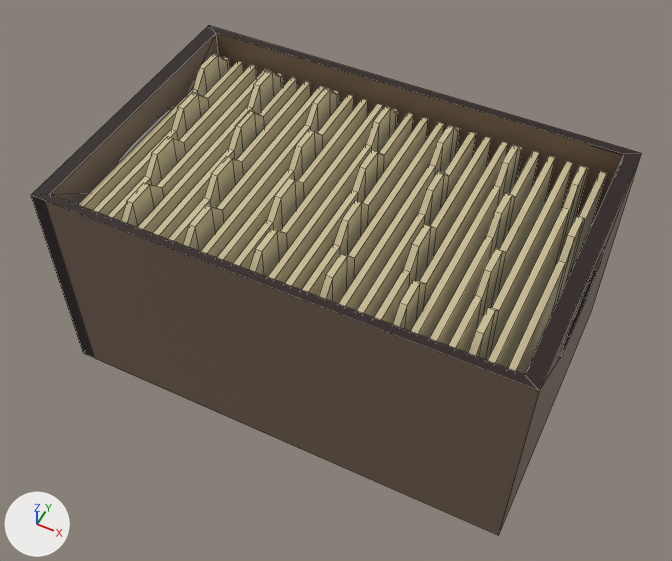
One commit to the Blender file Assets/Models/FileFolderCrate.blend: the scene before it, then after it.
Before and after are seen from a 50 mm camera at (3.02, -6.19, 7.37) aimed at (0.01, -0.17, -0.14). Lighting does not change. The marker at lower left points along +X, +Y and +Z. The picture after the commit comes second. Mesh edges are drawn as thin lines.
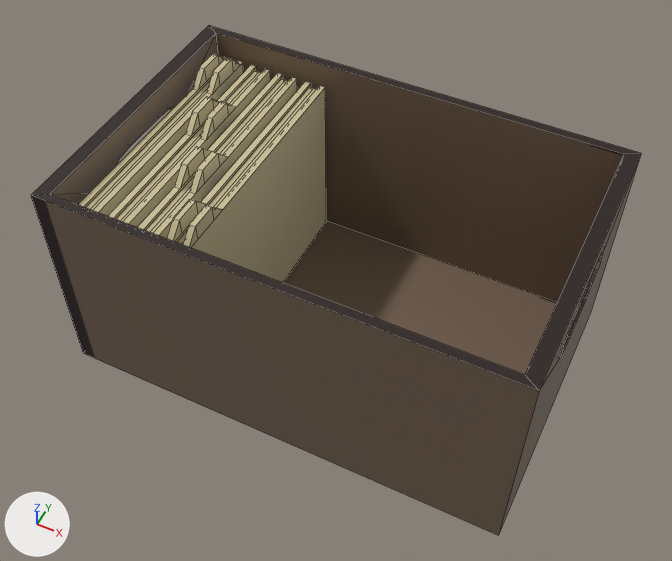
Commit message: opening folders

Location of each change, [x1, y1, x2, y2] in pixels of the pictures (672 x 561 px):
'Folder4_B', added (beige): after [182, 86, 326, 283]
'Tab3.005', deleted (beige): before [448, 156, 555, 353]
'Tab1.006', deleted (beige): before [488, 166, 589, 368]
'Tab4.005', deleted (beige): before [468, 161, 573, 361]
'Tab3.004', deleted (beige): before [374, 136, 491, 324]
'Tab1.005', deleted (beige): before [411, 145, 523, 339]
'Tab4.003', deleted (beige): before [319, 122, 444, 304]
'Tab2.005', deleted (beige): before [430, 151, 539, 346]
'Tab4.004', deleted (beige): before [392, 141, 508, 331]
'Tab1.004', deleted (beige): before [338, 125, 460, 311]
'Tab3.003', deleted (beige): before [302, 117, 428, 296]
'Tab4.002', deleted (beige): before [249, 103, 383, 277]
'Tab2.006', deleted (beige): before [508, 171, 607, 375]
'Tab2.004', deleted (beige): before [356, 132, 476, 317]
'Tab1.003', deleted: before [268, 106, 398, 283]
'Folder3_B', added: after [151, 77, 297, 239]
'Tab3.002', deleted: before [233, 99, 368, 270]
'Tab2.003', deleted: before [285, 113, 414, 290]
'Tab4.001', deleted: before [183, 86, 325, 251]
'Folder1_B', added: after [90, 58, 244, 216]
'Tab1.002', deleted: before [200, 88, 339, 258]
'Tab3.001', deleted: before [168, 81, 311, 245]
'Folder2_B', added: after [120, 69, 271, 227]
'Tab2.002', deleted: before [217, 95, 354, 264]
'Tab1.001', deleted: before [137, 70, 283, 233]
'Tab3', deleted: before [107, 65, 257, 221]
'Tab4', deleted: before [121, 69, 270, 227]
'Tab2.001', deleted: before [153, 77, 297, 239]
'Tab1', deleted: before [78, 54, 230, 210]
'Folder4_A', added: after [167, 81, 313, 244]
'Tab2', deleted: before [93, 61, 244, 216]
'Folder3_A', added: after [137, 73, 285, 232]
'Folder2_A', added: after [108, 65, 258, 221]
'Folder1_A', added: after [78, 54, 227, 209]

Patch to the scene script:
```diff
--- a/Assets/Models/FileFolderCrate.blend.py
+++ b/Assets/Models/FileFolderCrate.blend.py
@@ ob_tab1 @@
-ob_tab1 = bpy.data.objects.new('Tab1', me_cube_002)
@@ ob_tab1_001 @@
-ob_tab1_001 = bpy.data.objects.new('Tab1.001', me_cube_008)
@@ ob_tab1_002 @@
-ob_tab1_002 = bpy.data.objects.new('Tab1.002', me_cube_012)
@@ ob_tab1_003 @@
-ob_tab1_003 = bpy.data.objects.new('Tab1.003', me_cube_016)
@@ ob_tab1_004 @@
-ob_tab1_004 = bpy.data.objects.new('Tab1.004', me_cube_020)
@@ ob_tab1_005 @@
-ob_tab1_005 = bpy.data.objects.new('Tab1.005', me_cube_024)
@@ ob_tab1_006 @@
-ob_tab1_006 = bpy.data.objects.new('Tab1.006', me_cube_028)
@@ ob_tab2 @@
-ob_tab2 = bpy.data.objects.new('Tab2', me_cube_003)
@@ ob_tab2_001 @@
-ob_tab2_001 = bpy.data.objects.new('Tab2.001', me_cube_007)
@@ ob_tab2_002 @@
-ob_tab2_002 = bpy.data.objects.new('Tab2.002', me_cube_011)
@@ ob_tab2_003 @@
-ob_tab2_003 = bpy.data.objects.new('Tab2.003', me_cube_015)
@@ ob_tab2_004 @@
-ob_tab2_004 = bpy.data.objects.new('Tab2.004', me_cube_019)
@@ ob_tab2_005 @@
-ob_tab2_005 = bpy.data.objects.new('Tab2.005', me_cube_023)
@@ ob_tab2_006 @@
-ob_tab2_006 = bpy.data.objects.new('Tab2.006', me_cube_027)
@@ ob_tab3 @@
-ob_tab3 = bpy.data.objects.new('Tab3', me_cube_004)
@@ ob_tab3_001 @@
-ob_tab3_001 = bpy.data.objects.new('Tab3.001', me_cube_006)
@@ ob_tab3_002 @@
-ob_tab3_002 = bpy.data.objects.new('Tab3.002', me_cube_010)
@@ ob_tab3_003 @@
-ob_tab3_003 = bpy.data.objects.new('Tab3.003', me_cube_014)
@@ ob_tab3_004 @@
-ob_tab3_004 = bpy.data.objects.new('Tab3.004', me_cube_018)
@@ ob_tab3_005 @@
-ob_tab3_005 = bpy.data.objects.new('Tab3.005', me_cube_022)
@@ ob_tab4 @@
-ob_tab4 = bpy.data.objects.new('Tab4', me_cube_005)
@@ ob_tab4_001 @@
-ob_tab4_001 = bpy.data.objects.new('Tab4.001', me_cube_001)
@@ ob_tab4_002 @@
-ob_tab4_002 = bpy.data.objects.new('Tab4.002', me_cube_009)
@@ ob_tab4_003 @@
-ob_tab4_003 = bpy.data.objects.new('Tab4.003', me_cube_013)
@@ ob_tab4_004 @@
-ob_tab4_004 = bpy.data.objects.new('Tab4.004', me_cube_017)
@@ ob_tab4_005 @@
-ob_tab4_005 = bpy.data.objects.new('Tab4.005', me_cube_021)
@@ ob_folder1_b @@
+ob_folder1_b = bpy.data.objects.new('Folder1_B', me_cube_025)  # 28 vertices, 24 faces; spans x -2.36..3.61, y -1.0..1.0, z -1.0..1.17; in mat_foldermaterial_007 (beige #ccc098)
+ob_folder1_b.location = (-2.06, 0.0, -0.06)
+ob_folder1_b.rotation_euler = (0.0, 0.0, 3.142)  # degrees (0, 0, 180)
+ob_folder1_b.scale = (0.0211, 1.46, 1.06)
@@ ob_folder1_a @@
+ob_folder1_a = bpy.data.objects.new('Folder1_A', me_cube_002_1)  # 28 vertices, 24 faces; spans x -4.97..1.0, y -1.0..1.0, z -1.0..1.17; in mat_foldermaterial (beige #ccc098)
+ob_folder1_a.parent = ob_folder1_b
+ob_folder1_a.location = (-2.246, 0.0, -0.065)
+ob_folder1_a.rotation_euler = (0.0, 0.0, 3.142)  # degrees (0, 0, 180)
+ob_folder1_a.scale = (0.0211, 1.46, 1.06)
@@ ob_folder4_b @@
+ob_folder4_b = bpy.data.objects.new('Folder4_B', me_cube_034)  # 28 vertices, 24 faces; spans x -2.36..3.61, y -1.0..1.0, z -1.0..1.17; in mat_foldermaterial_006 (beige #ccc098)
+ob_folder4_b.location = (-1.0, 0.0, -0.06)
+ob_folder4_b.rotation_euler = (0.0, 0.0, 3.142)  # degrees (0, 0, 180)
+ob_folder4_b.scale = (0.0211, 1.46, 1.06)
@@ ob_folder4_a @@
+ob_folder4_a = bpy.data.objects.new('Folder4_A', me_cube_035)  # 28 vertices, 24 faces; spans x -4.97..1.0, y -1.0..1.0, z -1.0..1.17; in mat_foldermaterial_005 (beige #ccc098)
+ob_folder4_a.parent = ob_folder4_b
+ob_folder4_a.location = (-1.177, 0.0, -0.065)
+ob_folder4_a.rotation_euler = (0.0, 0.0, 3.142)  # degrees (0, 0, 180)
+ob_folder4_a.scale = (0.0211, 1.46, 1.06)
@@ ob_folder3_b @@
+ob_folder3_b = bpy.data.objects.new('Folder3_B', me_cube_033)  # 28 vertices, 24 faces; spans x -2.36..3.61, y -1.0..1.0, z -1.0..1.17; in mat_foldermaterial_004 (beige #ccc098)
+ob_folder3_b.location = (-1.36, 0.0, -0.06)
+ob_folder3_b.rotation_euler = (0.0, 0.0, 3.142)  # degrees (0, 0, 180)
+ob_folder3_b.scale = (0.0211, 1.46, 1.06)
@@ ob_folder3_a @@
+ob_folder3_a = bpy.data.objects.new('Folder3_A', me_cube_032)  # 28 vertices, 24 faces; spans x -4.97..1.0, y -1.0..1.0, z -1.0..1.17; in mat_foldermaterial_003 (beige #ccc098)
+ob_folder3_a.parent = ob_folder3_b
+ob_folder3_a.location = (-1.537, 0.0, -0.065)
+ob_folder3_a.rotation_euler = (0.0, 0.0, 3.142)  # degrees (0, 0, 180)
+ob_folder3_a.scale = (0.0211, 1.46, 1.06)
@@ ob_folder2_b @@
+ob_folder2_b = bpy.data.objects.new('Folder2_B', me_cube_030)  # 28 vertices, 24 faces; spans x -2.36..3.61, y -1.0..1.0, z -1.0..1.17; in mat_foldermaterial_002 (beige #ccc098)
+ob_folder2_b.location = (-1.7, 0.0, -0.06)
+ob_folder2_b.rotation_euler = (0.0, 0.0, 3.142)  # degrees (0, 0, 180)
+ob_folder2_b.scale = (0.0211, 1.46, 1.06)
@@ ob_folder2_a @@
+ob_folder2_a = bpy.data.objects.new('Folder2_A', me_cube_031)  # 28 vertices, 24 faces; spans x -4.97..1.0, y -1.0..1.0, z -1.0..1.17; in mat_foldermaterial_001 (beige #ccc098)
+ob_folder2_a.parent = ob_folder2_b
+ob_folder2_a.location = (-1.886, 0.0, -0.065)
+ob_folder2_a.rotation_euler = (0.0, 0.0, 3.142)  # degrees (0, 0, 180)
+ob_folder2_a.scale = (0.0211, 1.46, 1.06)
```
